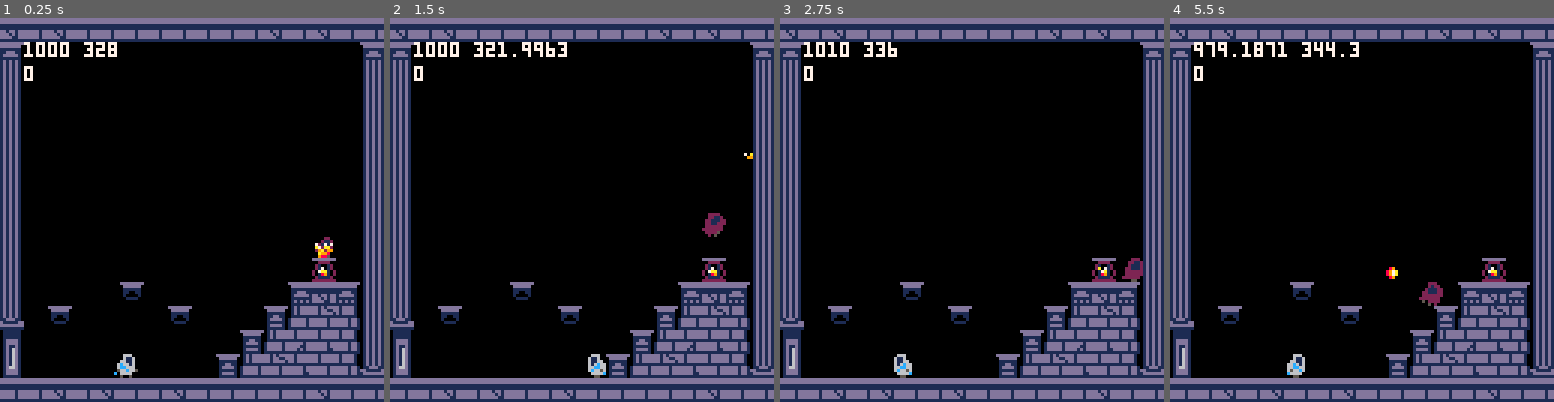
Above: before the commit, frames 1-4 (left to right).
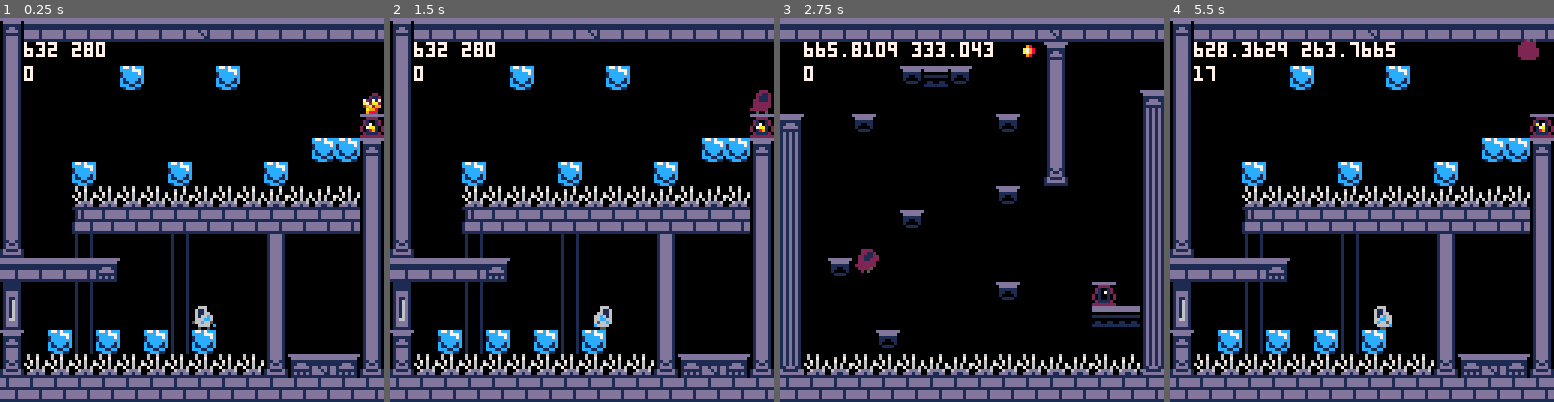
Above: after the commit, the same moments.

Repository: NunoDasNeves/pathofagni-pico8
Game: PICO-8 cartridge jumper.p8
The game is run twice, just before and just after one commit, with the same random seed, the same clock (stepped at 60 frames per second) and the same inputs.
Inputs:
- Up to frame 1 (0.25 s): no input
- Up to frame 2 (1.5 s): tap X (X key) at 0.33, 1.07 s; tap O (Z key) at 0.7 s
- Up to frame 3 (2.75 s): hold Right 1.6-2.1 s; tap O (Z key) at 1.7, 2.1, 2.5 s; tap X (X key) at 1.85 s; hold Up 2.15-2.42 s; hold Right from 2.47 s (still down)
- Up to frame 4 (5.5 s): tap O (Z key) every 0.4 s from 2.9 to 5.3 s; tap X (X key) at 2.97, 4.08, 5.2 s; release Right at 3.03 s; hold Left 3.08-3.58 s; hold Down 3.63-3.97 s; hold Right 4.02-4.68 s; hold Up 4.73-5.03 s; hold Left from 5.08 s (still down)

The runs differ from the first frame. In frame 1, 30% of the frame differs, in the area x 0-100%, y 0-100%; in frame 2, 30%; in frame 3, 17%; in frame 4, 30%.

Commit message:
design ice jumpy room

Diff:
--- a/jumper.p8
+++ b/jumper.p8
@@ -27,7 +27,7 @@
 -- for now
 -- room index+1 -> lit
 lantern = {}
-curr_lantern = room.max_i + 1
+curr_lantern = room.max_i + 1 - 3
 
 function get_curr_lantern()
  return lantern[curr_lantern]
@@ -1385,35 +1385,35 @@
 0ddd1dd0d1600000660070d1007006000dd11dd0000700600000000000000000000000000000000000000000000000000000000000000000000e5c0000555550
 11111111d00670000006000100600000111111110006006000000000000000000000000000000000000000000000000000000000000000000005050005050505
 00000000000000000000000000000000000000000000000000000000000000001261616161616161616161616161611212000000000000001200120000000000
-00000000111111112111111111111111111111111111111111111121111111112111111111111111111111111111111121112111111111111111112111211111
+41111111111111112111111111111111111111111111111111111121111111112111111111111111111111111111111121112111111111111111112111211111
 00000000000000000000000000000000000000000000000000000000000000000061616161616161616161616161611212000000120000001200120000000000
-0025000000000000000000000000000000000000000000000000004100000000e000000000000000000000000000000131000000000000000000000000000001
+4200000000000000000000000000000000000000000000000000004100000000e000000000000000000000000000000131000000000000000000000000000001
 00000000000000000000000000000000000000000000000000000000000000000061616161616161616161616161611212120000000000000000000000120000
-42838300006500070065000000000000000000000010301000000042000000000000000000000000000000000000000232000000000000000000000000000002
+42000000006500000065000000000000000000000010301000000042000000000000000000000000000000000000000232000000000000000000000000000002
 00000000000000000000000000000000000000000000000000000000000000222246000000000000000000000046001212000000001200000000000000000000
 42000000000000000000000000000000000000000000000000000042000000013130400000000000000000000000000232000000000000000000000000000002
 00000000000000000000000000000000000000000000000000000000000000222265650000000046000000006565001212000000000000000012000000000000
-42000000000000000000000000000041310000100000000000100042000000023261520000000000000000000000000232000000000000000000000000000002
+42000000000000000000000000000025310000100000000000100042000000023261520000000000000000000000000232000000000000000000000000000002
 00000000000000000000000000000000000000000000000000000000000000222200000051006565650051000000001212000000001200000000004600120000
-42000000000000000000000000303042320000000000000000000042000000023261520000000000000000000000000232000000000000000000000000000002
+42000000000000000000000000656541320000000000000000000042000000023261520000000000000000000000000232000000000000000000000000000002
 00000000000000000000000000000000000000000000000000000000000000414100000053606060606053000000004242000000001200250000656500000012
-42000065000700650007006500070042320000000000000000000043000000023261520000100000000010000000100232000000000000000000000000000002
+42000065000000650000006500000042320000000000000000000043000000023261520000100000000010000000100232000000000000000000000000000002
 42000000000000000000000000000042420000000000000000000000000000424200460062626262626262000000004242121200001265656500000000120042
-42000000000000000000000000000042320000000000000000100000000000023261520000000000000000000000000232000000000000000000000000000002
+42000007070707470707074707470742320000000000000000100000000000023261520000000000000000000000000232000000000000000000000000000002
 42000000000000000000000000000042420000000000000000000000000000424265650046000051000000004600004242000000000000000000120000000042
-42000000000000000000000000000042320000000010000000000000000000023261520000000000000000000000000232000000000000000000000000000002
+42000073121212121212121212121242320000000010000000000000000000023261520000000000000000000000000232000000000000000000000000000002
 42000000000000000000000000000042420000000000000000000000000000424200000065650052004600006565004242000012000000001200000012121242
-42000000000000000000000000000042320000000000000000000000000000023261520000000000000000000030300232000000000000000000000000000002
+43000052000000520000004200000042320000000000000000000000000000023261520000000000000000000030300232000000000000000000000000000002
 42000000000000000000000000000042420000000000000000000000000000424200000000000053006565000000004242000000000000000000000000000042
-42650007006500070065000700650042320010000000000000000000000000023261520006000000000000000000000232000000000000000000000000250002
+11111111820000520000004200000042320010000000000000000000000000023261520006000000000000000000000232000000000000000000000000250002
 00000000000000000000000000000042420000000000000000000000000000001250606070606051606070606070601242000000000000000000000000000000
-42000000000000000000000000000042320000000000000000100000002500023261520000000030303030000000000232000000001000000000000072218202
+e0000052000000520000004200000042320000000000000000100000002500023261520000000030303030000000000232000000001000000000000072218202
 0000000000000000000000000000000000000000000000000000000000000000125261615261615261615261615261e000001200120000000012000000120000
-42000000000000000000000000000042320000000000000000000000003030023261520000000000000000000000000333001000000000100000007173138302
+00000052000000524600004200000042320000000000000000000000003030023261520000000000000000000000000333001000000000100000007173138302
 00000000000000000000000000000000000000000000000000000000000000001253256253626253626253626253620000000000000000000000000000000000
-4200000000000000000000000000004232000000100000000000000000000002323030304000000000000000000000e0e0000000000000000000717323228302
+4100655265006552650000420000004232000000100000000000000000000002323030304000000000000000000000e0e0000000000000000000717323228302
 00000000000000000000000000000000000000000000000000000000000000002121212121122121212121212121212112000000121212000000001212000000
-43070707070707070707070707070743330747070707474707070747470747033361616152000000000000000025000000000000460000000071731322128303
+43070707070707070707074372218243330747070707474707070747470747033361616152000000000000000025000000000000460000000071731322128303
 12121212121212121212121212121212121212121212121212121212121212121212121212121212121212121212121212121212121212121212121212121212
 12121212121212121212121212121212121212121212121212121212121212121111111111211111111111112111111111112111211111211111111111211111
 __gff__
